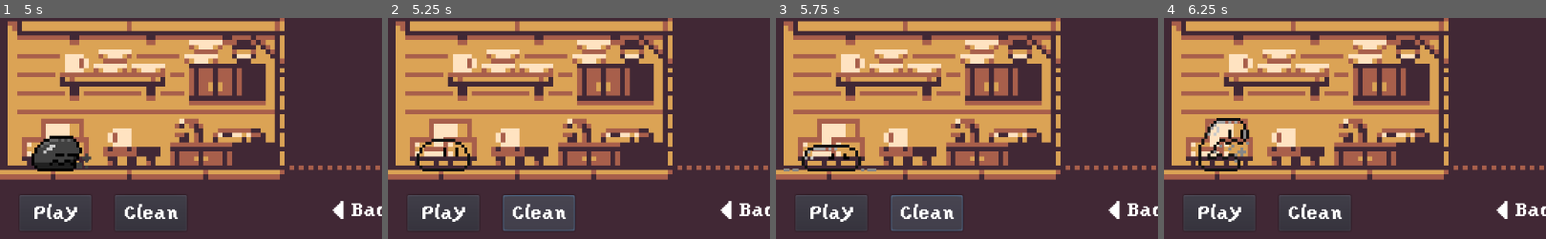
Above: before the commit, frames 1-4 (left to right).
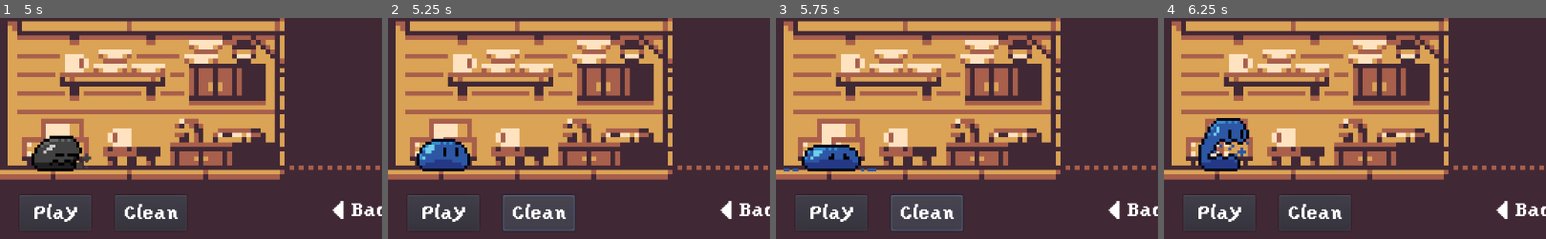
Above: after the commit, the same moments.

Repository: melvincwng/mini-pets
Game: Godot game, scene res://Scenes/MainMenu.tscn
Same seed, same stepped clock (60 frames per second), same inputs: the game is played once before the commit and once after it.
Inputs:
- Up to frame 1 (5 s): click "Start" at 0.5 s; click "Play" at 1.25 s; click "Play" at 2 s; click "Feed" at 2.75 s; click "Clean" at 3.5 s; click "Feed" at 4.25 s
- Up to frame 2 (5.25 s): click "Clean" at 5 s
- Up to frame 3 (5.75 s): no input
- Up to frame 4 (6.25 s): click "Feed" at 5.75 s
The pictures show only the part of the screen within x 43-93%, y 50-100%; the shares and areas given below are measured in that part.

Frame 1 is identical in both runs. In frame 2, 1.3% of the frame differs, in the area x 8-21%, y 55-69%; in frame 3, 1.3%; in frame 4, 1.6%, in the area x 9-23%, y 46-69%.

Commit message:
Add logic to evolve pet into blue slime if required level reached

Diff:
--- a/Scenes/MainScene.gd
+++ b/Scenes/MainScene.gd
@@ -23,7 +23,9 @@
 func _on_Player_animation_finished():
 	if level < 1:
 		sprite.play("IdleBlack")
-	elif level >= 1:
+	elif level >= 1 and level <2:
+		sprite.play("IdleBlue")
+	else:
 		sprite.play("Idle")
 
 func feed_increase_level():
@@ -53,19 +55,25 @@
 func evolve_pet_feed():
 	if level < 1:
 		sprite.play("FeedBlack")
-	elif level >= 1:
+	elif level >= 1 and level <2:
+		sprite.play("FeedBlue")
+	else:
 		sprite.play("Feed")
 
 func evolve_pet_play():
 	if level < 1:
 		sprite.play("PlayBlack")
-	elif level >= 1:
+	elif level >= 1 and level <2:
+		sprite.play("PlayBlue")
+	else:
 		sprite.play("Play")
 
 func evolve_pet_clean():
 	if level < 1:
 		sprite.play("CleanBlack")
-	elif level >= 1:
+	elif level >= 1 and level <2:
+		sprite.play("CleanBlue")
+	else:
 		sprite.play("Clean")
 
 # Called every frame. 'delta' is the elapsed time since the previous frame.
--- a/Scenes/MainScene.tscn
+++ b/Scenes/MainScene.tscn
@@ -226,7 +226,7 @@
 scale = Vector2( 4, 4 )
 frames = SubResource( 1 )
 animation = "CleanBlue"
-frame = 4
+frame = 2
 playing = true
 __meta__ = {
 "_edit_lock_": true
